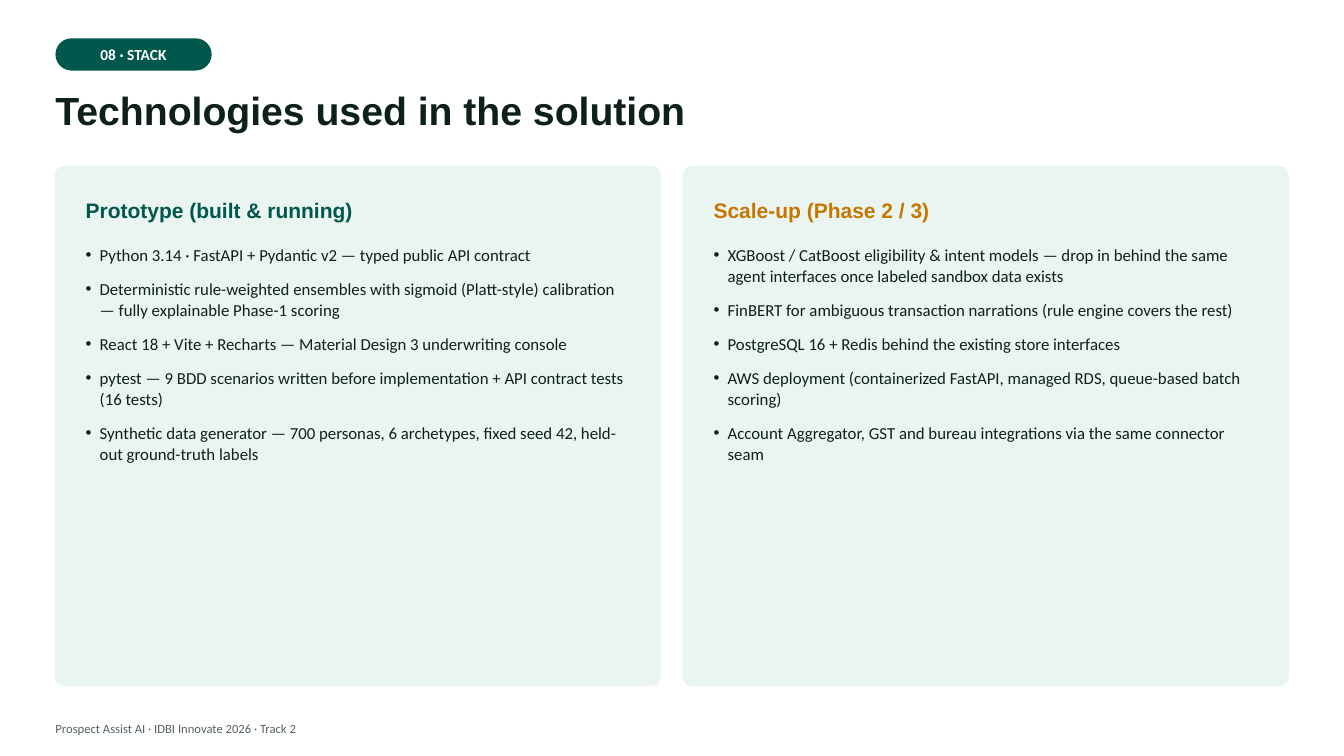
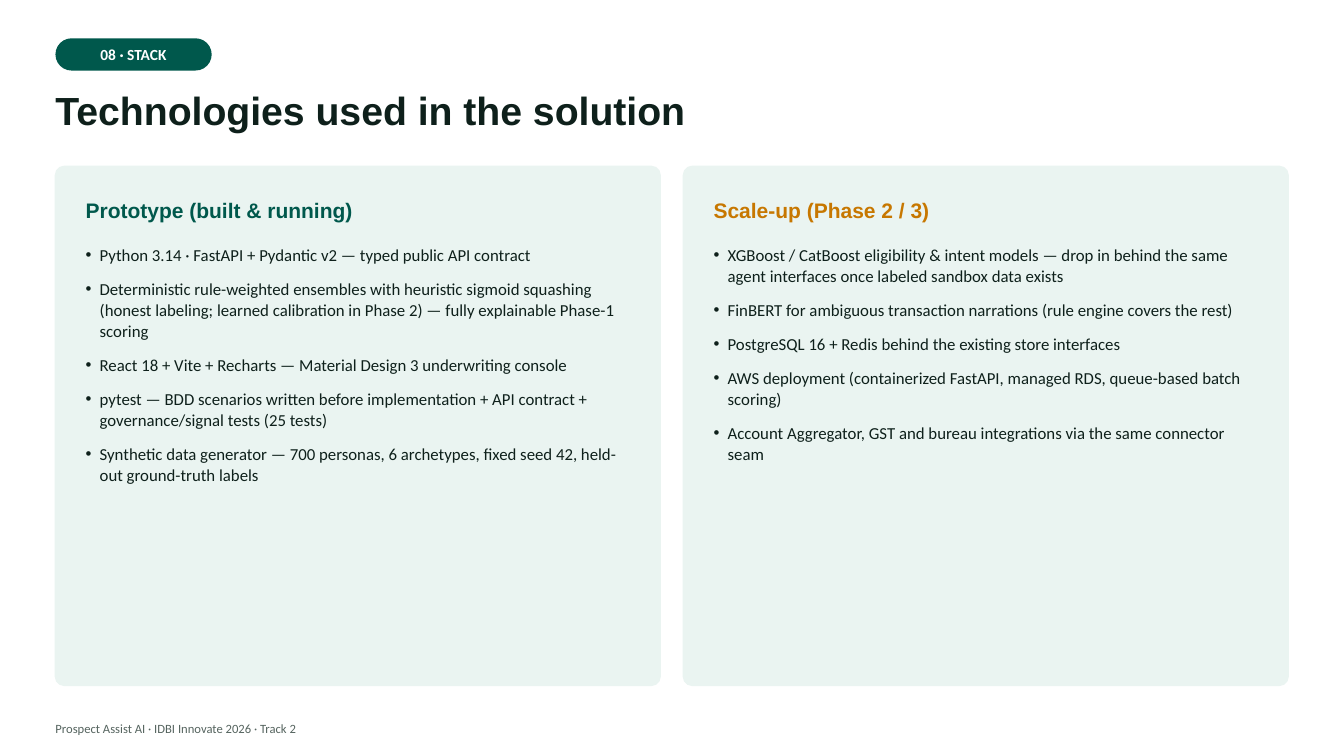
Before and after one commit to KalithasG/prospect-assist-ai, a slide deck: slide 8 of Prospect_Assist_AI_Submission_Deck.pptx. Drawn at 1344x756 pixels with LibreOffice and Linux fonts; fonts in the diff are those of the drawing. Boxes give left, top, right and bottom in pixels: in the first picture for what was removed or moved away, otherwise in the second. Text is boxed around its words. In the diff, an @@ line names an element or a change of style, - is before the commit and + after.

Commit message:
Honest eval, live-API dashboard, full signal consumption, consent hardening
- Generator draws true income & will_convert before deriving observable
  signals (cash income, GST underreporting, proxy noise, split banks) —
  eval metrics are no longer tautological: income accuracy 96/86/85% by
  segment, exact tiering 84.6%, conversion proxy 65.4%; all gates pass
- Orchestrator merges account + UPI + secondary-bank statements (deduped)
  for multi-account income reconstruction; re-segmentation retry now
  reachable; GST feeds mortgage/LAP intent; loan-closure intent signal
- Consent: per-scope source gating (consent minimization), batch scoring
  requires per-customer tokens, revoke endpoint, TTL override for tests
- Dashboard fetches GET /api/v1/dashboard (Live API badge) with bundled
  snapshot fallback; demo server scores the cohort at boot; Vite dev proxy
- Honest naming: heuristic_sigmoid_v1 / uncertainty_band
- Mortgage/LAP eval coverage block (100 gig personas); 25 tests green
- README, deck benchmark/tech slides, and screenshots synced

```diff
--- a/Prospect_Assist_AI_Submission_Deck.pptx
+++ b/Prospect_Assist_AI_Submission_Deck.pptx
@@ text at (x1=100, y1=283, x2=614, y2=340): text changed @@
-• Deterministic rule-weighted ensembles with sigmoid (Platt-style) calibration — fully explainable Phase-1 scoring
+• Deterministic rule-weighted ensembles with heuristic sigmoid squashing (honest labeling; learned calibration in Phase 2) — fully explainable Phase-1 scoring
@@ text at (x1=100, y1=393, x2=575, y2=429): text changed @@
-• pytest — 9 BDD scenarios written before implementation + API contract tests (16 tests)
+• pytest — BDD scenarios written before implementation + API contract + governance/signal tests (25 tests)
```
Also in this commit, not shown: 1 other slide changed, 25 other files.
